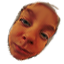
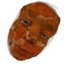
Layer changes from the first 64×64 image to the second:
"Слой 1": opacity 68% → 40%, blend linear light → normal, painted on it over [6, 0, 60, 61]
added layer "Слой 2" (hard light) above "photo_2025-02-20_18-18-53" over [7, 0, 61, 62]
